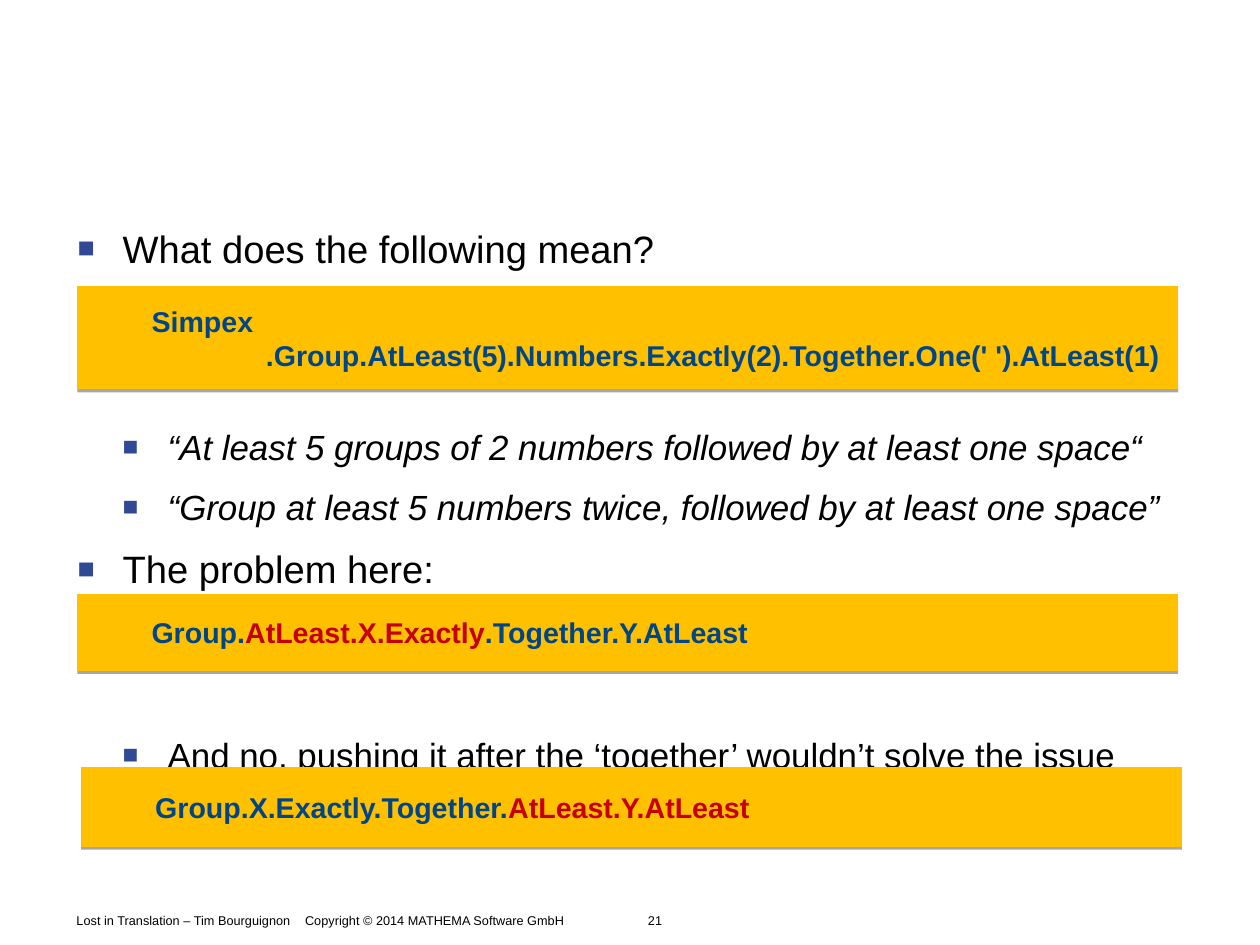
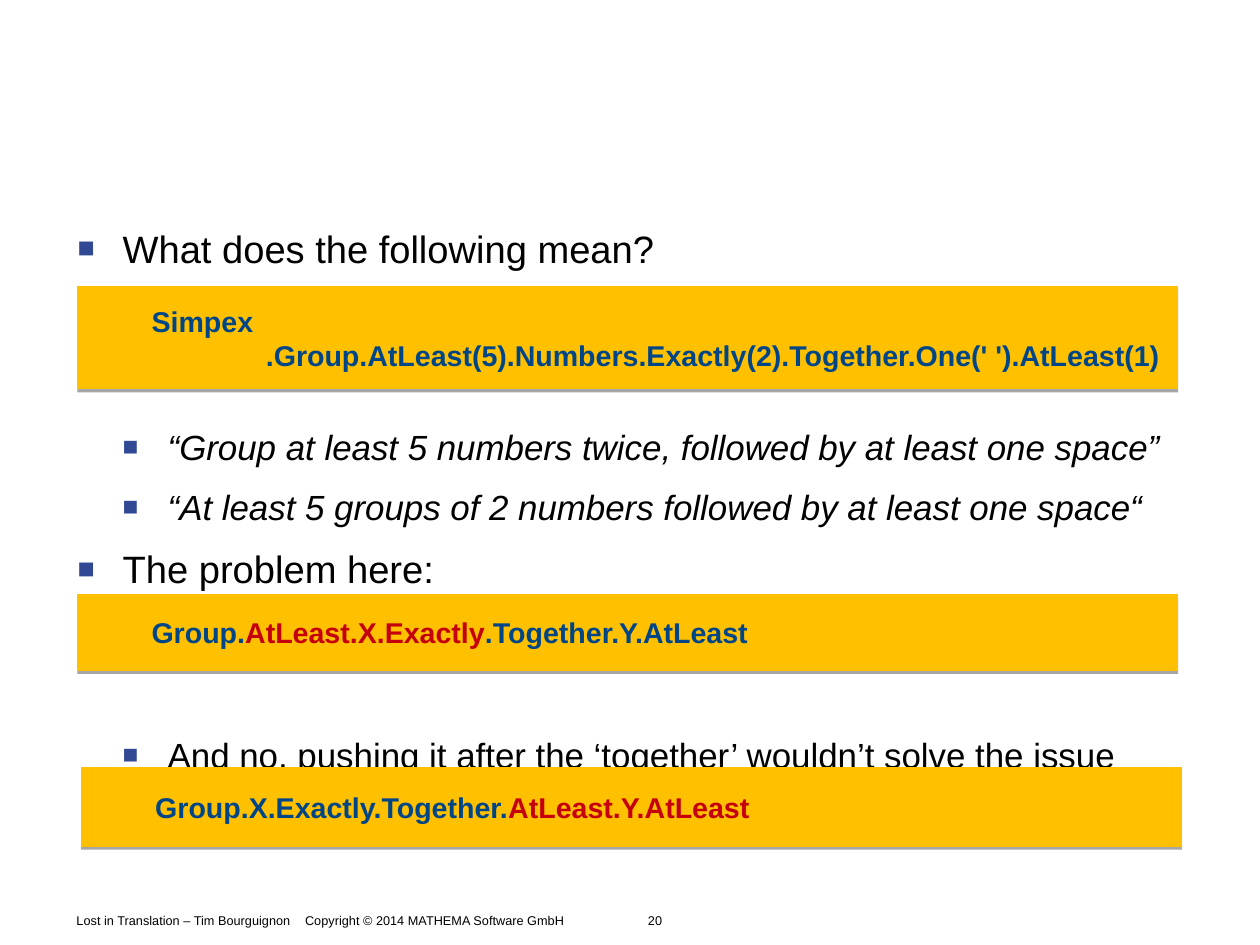
Before and after one commit to Timothep/Talk.LostInTranslation, a slide deck: slide 20 of LostInTranslation.odp (slide 21 before the commit). Drawn at 1260x945 pixels with LibreOffice and Linux fonts; fonts in the diff are those of the drawing; background and template pictures are left out. Boxes give left, top, right and bottom in pixels: in the first picture for what was removed or moved away, otherwise in the second. Text is boxed around its words. In the diff, an @@ line names an element or a change of style, - is before the commit and + after.

```diff
--- a/LostInTranslation.odp
+++ b/LostInTranslation.odp
@@ text at box(168, 434, 1160, 467): paragraph added @@
+  ■ “Group at least 5 numbers twice, followed by at least one space”
@@ text at box(168, 494, 1160, 527): paragraph removed @@
-  ■ “Group at least 5 numbers twice, followed by at least one space”
@@ text at box(76, 915, 662, 928): text changed @@
-Lost in Translation – Tim Bourguignon Copyright © 2014 MATHEMA Software GmbH 21
+Lost in Translation – Tim Bourguignon Copyright © 2014 MATHEMA Software GmbH 20
```
Also in this commit, not shown: 9 other slides changed, 1 slide removed, 4 other files.
